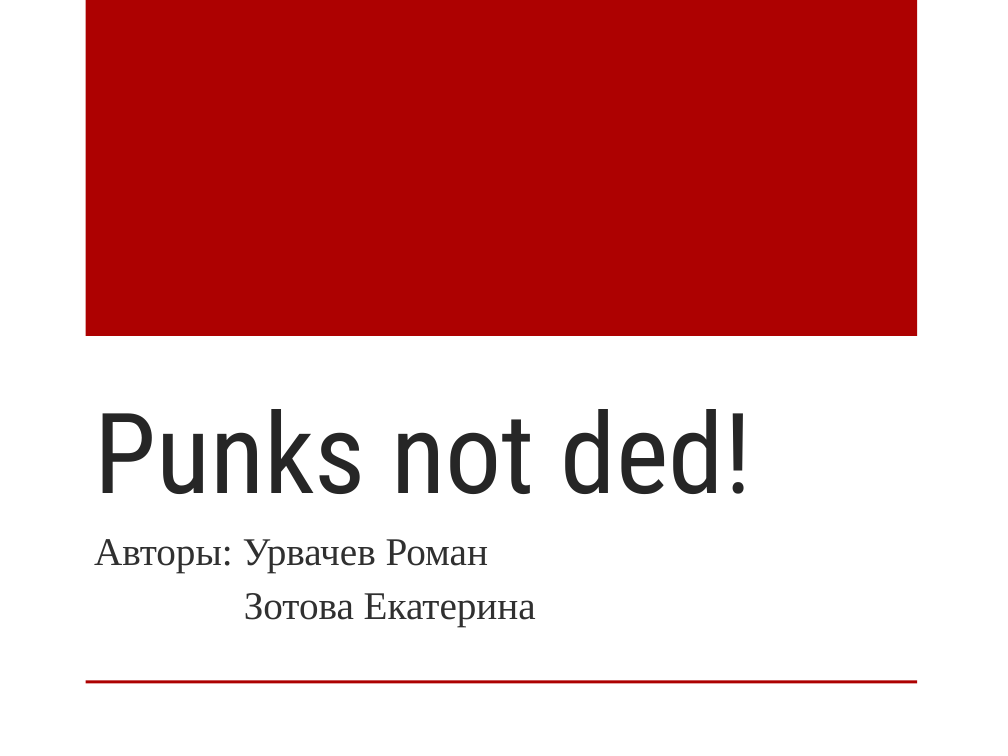
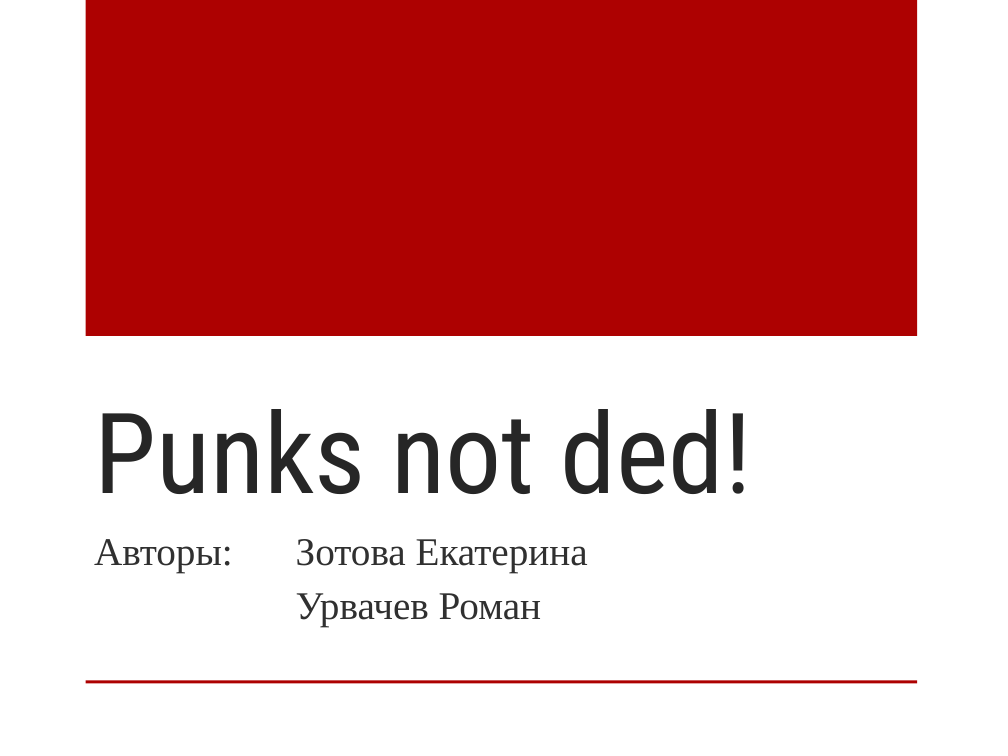
Before and after one commit to Freedom715/Game_Punks_not_ded, a slide deck: slide 1 of Punks not ded! Презентация.pptx. Drawn at 1008x756 pixels with LibreOffice and Linux fonts; fonts in the diff are those of the drawing; background and template pictures are left out. Boxes give left, top, right and bottom in pixels: in the first picture for what was removed or moved away, otherwise in the second. Text is boxed around its words. In the diff, an @@ line names an element or a change of style, - is before the commit and + after.

```diff
--- a/Punks not ded! Презентация.pptx
+++ b/Punks not ded! Презентация.pptx
@@ subtitle at (x1=94, y1=539, x2=588, y2=627): text changed @@
-Авторы: Урвачев Роман
-Зотова Екатерина
+Авторы: Зотова Екатерина
+Урвачев Роман
```
Also in this commit, not shown: 4 other slides changed, 2 other files.
